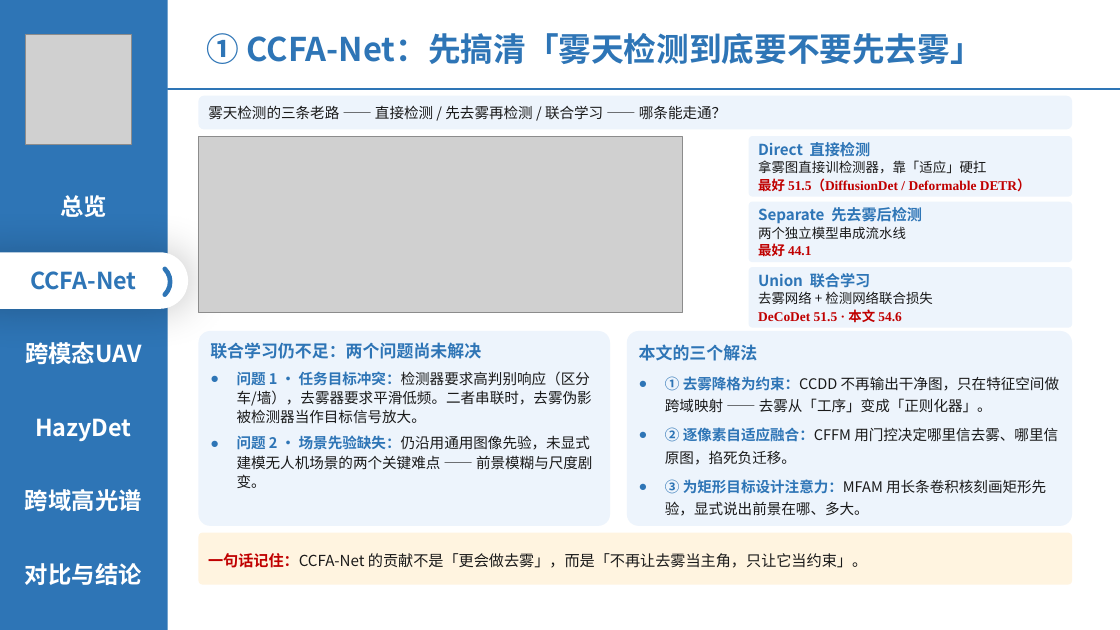
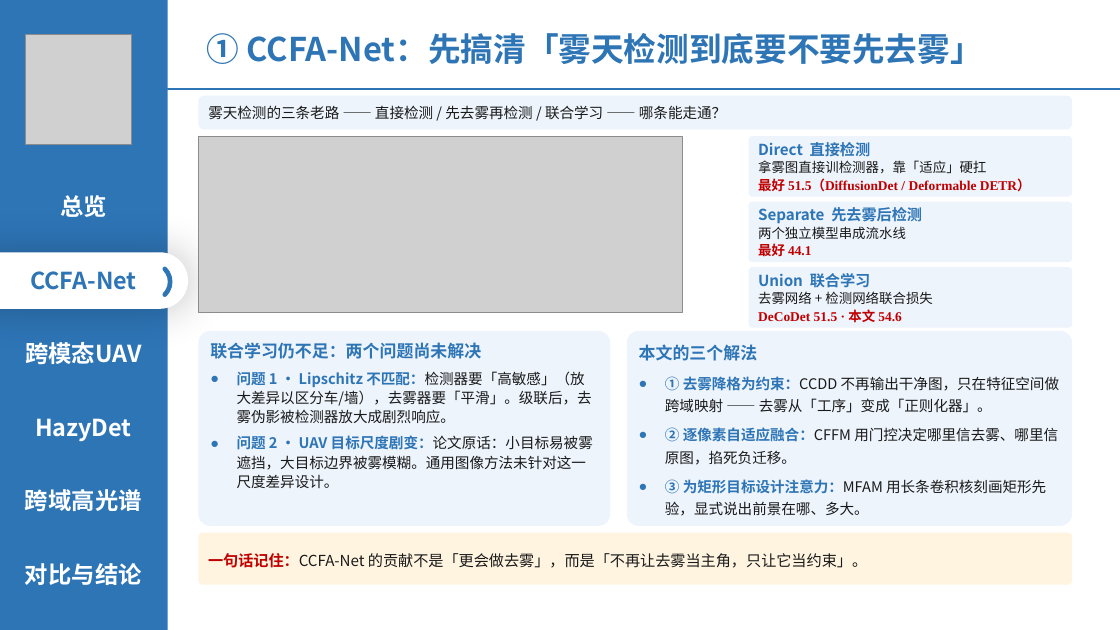
Before and after one commit to 139876/paper-notes, a slide deck: slide 5 of 论文精读/3-HazyDet精读/附件/四篇论文-组会汇报.pptx. Drawn at 1120x630 pixels with LibreOffice and Linux fonts; fonts in the diff are those of the drawing; grey boxes stand for pictures. Boxes give left, top, right and bottom in pixels: in the first picture for what was removed or moved away, otherwise in the second. Text is boxed around its words. In the diff, an @@ line names an element or a change of style, - is before the commit and + after.

```diff
--- a/论文精读/3-HazyDet精读/附件/四篇论文-组会汇报.pptx
+++ b/论文精读/3-HazyDet精读/附件/四篇论文-组会汇报.pptx
@@ text in rounded rectangle at (x1=237, y1=371, x2=593, y2=488): text changed @@
-● 问题 1 · 任务目标冲突：检测器要求高判别响应（区分车/墙），去雾器要求平滑低频。二者串联时，去雾伪影被检测器当作目标信号放大。
-● 问题 2 · 场景先验缺失：仍沿用通用图像先验，未显式建模无人机场景的两个关键难点 —— 前景模糊与尺度剧变。
+● 问题 1 · Lipschitz 不匹配：检测器要「高敏感」（放大差异以区分车/墙），去雾器要「平滑」。级联后，去雾伪影被检测器放大成剧烈响应。
+● 问题 2 · UAV 目标尺度剧变：论文原话：小目标易被雾遮挡，大目标边界被雾模糊。通用图像方法未针对这一尺度差异设计。
```
Also in this commit, not shown: 1 other slide changed.
